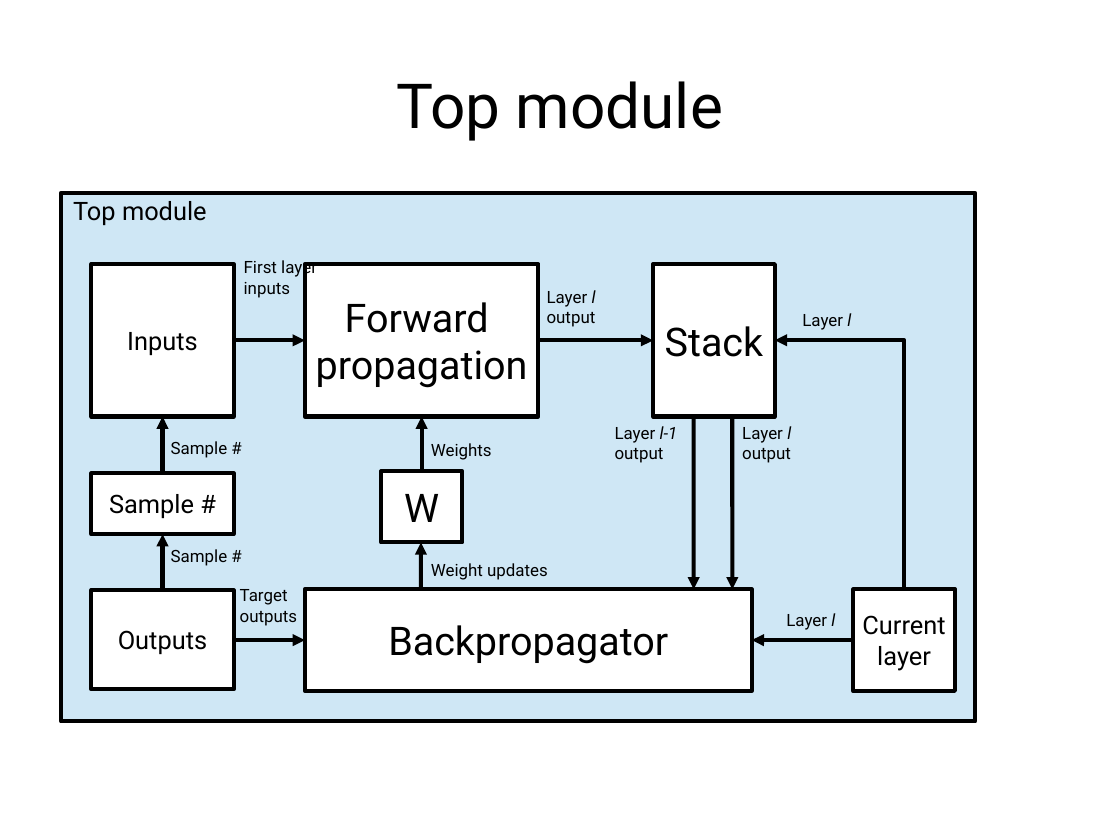
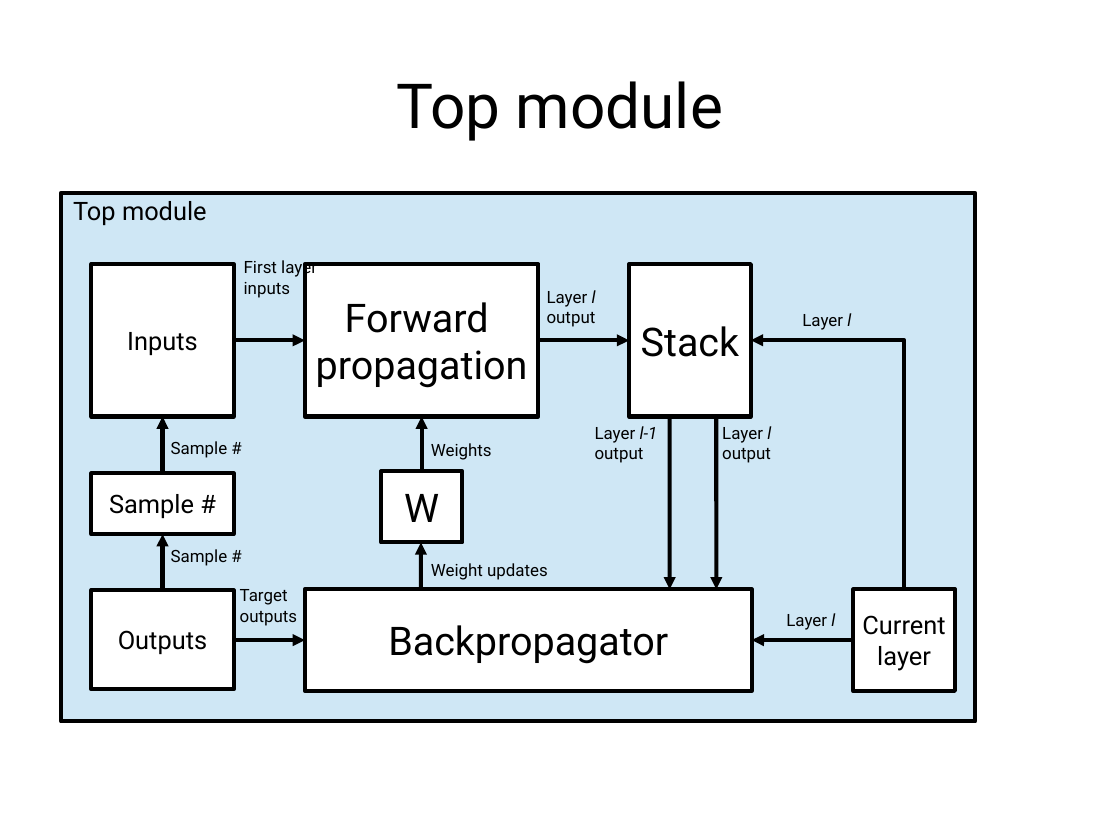
Before and after one commit to MihailoIsakov/layer_multiplex_nn, a slide deck: slide 10 of backpropagation/docs/doc.odp (slide 7 before the commit). Drawn at 1120x840 pixels with LibreOffice and Linux fonts; fonts in the diff are those of the drawing. Boxes give left, top, right and bottom in pixels: in the first picture for what was removed or moved away, otherwise in the second. Text is boxed around its words. In the diff, an @@ line names an element or a change of style, - is before the commit and + after.

```diff
--- a/backpropagation/docs/doc.odp
+++ b/backpropagation/docs/doc.odp
@@ rectangle "Stack" moved from (x1=654, y1=264, x2=775, y2=417) to (x1=629, y1=264, x2=751, y2=417) @@
@@ elbow arrow moved from (539, 340) - (654, 340) to (539, 340) - (629, 340) @@
@@ elbow arrow moved from (905, 589) - (775, 340) to (905, 589) - (751, 340) @@
@@ text "Layer l-1 output" moved from (x1=615, y1=426, x2=678, y2=463) to (x1=595, y1=426, x2=658, y2=463) @@
@@ arrow moved from (694, 417) - (694, 589) to (670, 417) - (670, 589) @@
@@ text "Layer l output" moved from (x1=742, y1=426, x2=791, y2=463) to (x1=722, y1=426, x2=771, y2=463) @@
@@ arrow moved from (733, 417) - (733, 589) to (717, 417) - (717, 589) @@
```
Also in this commit, not shown: 6 slides added.
